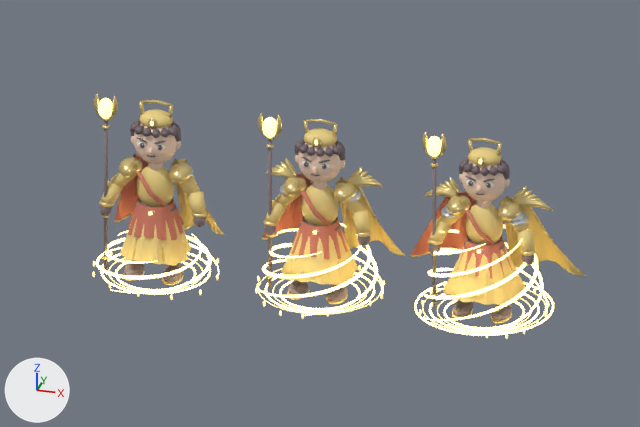
The Blender file assets/09.blend: old version first, new version second.
One viewpoint serves both versions: the file's camera 'Overview'. The lights are fixed; the arrows at lower left show +X, +Y and +Z. The older version comes first.

Names of what the first picture shows: '09_T1_Golden Envoy_Mesh', '09_T1_Spell_Geometry', '09_T2_Golden Envoy_Mesh', '09_T2_Spell_Geometry', '09_T3_Golden Envoy_Mesh', '09_T3_Spell_Geometry'.
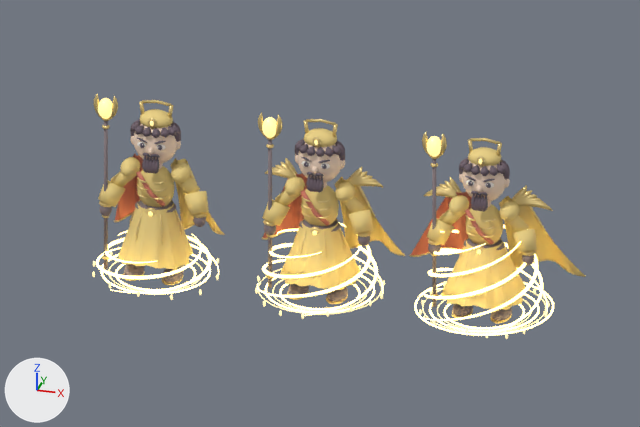
The change, as a diff of the scene's bpy script:
```diff
--- a/assets/09.blend.py
+++ b/assets/09.blend.py
@@ me_09_t1_golden_envoy_mesh @@
-me_09_t1_golden_envoy_mesh.from_pydata(...)  # 9762 vertices, 8744 faces; spans x -1.01..0.94, y -0.57..0.96, z 0.02..3.28
+me_09_t1_golden_envoy_mesh.from_pydata(...)  # 9872 vertices, 8882 faces; spans x -1.01..0.94, y -0.6..0.96, z 0.02..3.28
+# me_09_t1_golden_envoy_mesh part 1: the loose piece of 20 vertices spanning x -0.89..-0.55, y -0.25..0.11, z 1.26..1.68 is rebuilt with 20 vertices and now spans x -0.94..-0.5, y -0.3..0.15, z 1.24..1.71
+# me_09_t1_golden_envoy_mesh part 2: the loose piece of 20 vertices spanning x 0.55..0.89, y -0.25..0.11, z 1.26..1.68 is rebuilt with 20 vertices and now spans x 0.5..0.94, y -0.3..0.15, z 1.24..1.71
+# me_09_t1_golden_envoy_mesh part 3: 552 vertices moved from x -0.62..0.62, y -0.57..0.57, z 0.44..2.08 to x -0.6..0.6, y -0.6..0.6, z 0.38..2.08; 240 vertices removed from x -0.48..0.48, y -0.48..0.48, z 0.83..1.4; 702 vertices added at x -0.26..0.26, y -0.35..-0.23, z 1.55..2.38
+# me_09_t1_golden_envoy_mesh part 4: 320 faces spanning x -0.59..0.59, y -0.24..0.24, z 1.79..2.09 switch from mat_antique_gold (yellow #edd691) to mat_silk_d6a43b (yellow #ecd284)
+# other edits to the shape of me_09_t1_golden_envoy_mesh do not show in these pictures
 me_09_t1_golden_envoy_mesh.materials.append(mat_accent_a23120)
-me_09_t1_golden_envoy_mesh.materials.append(mat_hair_2b2024)  # grey #726369
 me_09_t1_golden_envoy_mesh.materials.append(mat_warm_skin)
@@ me_09_t1_golden_envoy_mesh @@
 me_09_t1_golden_envoy_mesh.materials.append(mat_magic_ffc94d)
-me_09_t1_golden_envoy_mesh.materials.append(mat_steel)  # white #dfe7ee
+me_09_t1_golden_envoy_mesh.materials.append(mat_hair_251b22)  # dark grey #6a5c66
@@ me_09_t2_golden_envoy_mesh @@
-me_09_t2_golden_envoy_mesh.from_pydata(...)  # 10654 vertices, 9564 faces; spans x -1.22..1.22, y -0.61..0.97, z 0.02..3.28
+me_09_t2_golden_envoy_mesh.from_pydata(...)  # 10412 vertices, 9382 faces; spans x -1.22..1.22, y -0.64..0.97, z 0.02..3.28
+# me_09_t2_golden_envoy_mesh part 5: the loose piece of 20 vertices spanning x 0.55..0.89, y -0.25..0.11, z 1.26..1.68 is rebuilt with 20 vertices and now spans x 0.5..0.94, y -0.3..0.15, z 1.24..1.71
+# me_09_t2_golden_envoy_mesh part 6: the loose piece of 20 vertices spanning x -0.89..-0.55, y -0.25..0.11, z 1.26..1.68 is rebuilt with 20 vertices and now spans x -0.94..-0.5, y -0.3..0.15, z 1.24..1.71
+# me_09_t2_golden_envoy_mesh part 7: the loose piece of 176 vertices spanning x 0.34..0.69, y -0.2..0.26, z 1.82..1.92 is deleted
+# me_09_t2_golden_envoy_mesh part 8: 552 vertices moved from x -0.62..0.62, y -0.61..0.61, z 0.44..2.08 to x -0.64..0.64, y -0.64..0.64, z 0.38..2.08; 240 vertices removed from x -0.48..0.48, y -0.48..0.48, z 0.83..1.4; 702 vertices added at x -0.26..0.26, y -0.35..-0.23, z 1.55..2.38
+# me_09_t2_golden_envoy_mesh part 9: 320 faces spanning x -0.59..0.59, y -0.24..0.24, z 1.79..2.09 switch from mat_antique_gold_001 (yellow #edd691) to mat_silk_d6a43b_001 (yellow #ecd284)
+# other edits to the shape of me_09_t2_golden_envoy_mesh do not show in these pictures
 me_09_t2_golden_envoy_mesh.materials.append(mat_accent_a23120_001)
-me_09_t2_golden_envoy_mesh.materials.append(mat_hair_2b2024_001)  # grey #726369
 me_09_t2_golden_envoy_mesh.materials.append(mat_warm_skin_001)
@@ me_09_t2_golden_envoy_mesh @@
 me_09_t2_golden_envoy_mesh.materials.append(mat_magic_ffc94d_001)
-me_09_t2_golden_envoy_mesh.materials.append(mat_steel_001)  # white #dfe7ee
+me_09_t2_golden_envoy_mesh.materials.append(mat_hair_251b22_001)  # dark grey #6a5c66
@@ me_09_t3_golden_envoy_mesh @@
-me_09_t3_golden_envoy_mesh.from_pydata(...)  # 11114 vertices, 9984 faces; spans x -1.5..1.5, y -0.66..0.97, z 0.02..3.28
+me_09_t3_golden_envoy_mesh.from_pydata(...)  # 10520 vertices, 9482 faces; spans x -1.5..1.5, y -0.69..0.97, z 0.02..3.28
+# me_09_t3_golden_envoy_mesh part 10: the loose piece of 20 vertices spanning x 0.55..0.89, y -0.25..0.11, z 1.26..1.68 is rebuilt with 20 vertices and now spans x 0.5..0.94, y -0.3..0.15, z 1.24..1.71
+# me_09_t3_golden_envoy_mesh part 11: the loose piece of 20 vertices spanning x -0.89..-0.55, y -0.25..0.11, z 1.26..1.68 is rebuilt with 20 vertices and now spans x -0.94..-0.5, y -0.3..0.15, z 1.24..1.71
+# me_09_t3_golden_envoy_mesh part 12: 6 loose pieces with 1056 vertices, spanning x -0.74..0.74, y -0.2..0.26, z 1.75..2.0, are deleted
+# me_09_t3_golden_envoy_mesh part 13: 552 vertices moved from x -0.66..0.66, y -0.66..0.66, z 0.44..2.08 to x -0.69..0.69, y -0.69..0.69, z 0.38..2.08; 240 vertices removed from x -0.48..0.48, y -0.48..0.48, z 0.83..1.4; 702 vertices added at x -0.26..0.26, y -0.35..-0.23, z 1.55..2.38
+# me_09_t3_golden_envoy_mesh part 14: 320 faces spanning x -0.59..0.59, y -0.24..0.24, z 1.79..2.09 switch from mat_antique_gold_002 (yellow #edd691) to mat_silk_d6a43b_002 (yellow #ecd284)
 me_09_t3_golden_envoy_mesh.materials.append(mat_accent_a23120_002)
-me_09_t3_golden_envoy_mesh.materials.append(mat_hair_2b2024_002)  # grey #726369
 me_09_t3_golden_envoy_mesh.materials.append(mat_warm_skin_002)
@@ me_09_t3_golden_envoy_mesh @@
 me_09_t3_golden_envoy_mesh.materials.append(mat_magic_ffc94d_002)
-me_09_t3_golden_envoy_mesh.materials.append(mat_steel_002)  # white #dfe7ee
+me_09_t3_golden_envoy_mesh.materials.append(mat_hair_251b22_002)  # dark grey #6a5c66
```

Location of each change, [x1, y1, x2, y2] in pixels of the pictures (640 x 427 px; the box of a moved part takes in the faces that stretch with it):
part 1 of me_09_t1_golden_envoy_mesh, rebuilt (26% wider, 17% taller): before [101, 181, 123, 204]; after [98, 180, 126, 207]
part 2 of me_09_t1_golden_envoy_mesh, rebuilt (30% wider, 13% taller): before [187, 192, 206, 214]; after [184, 191, 209, 216]
part 3 of me_09_t1_golden_envoy_mesh, moved or reshaped: before [120, 198, 191, 266]; after [118, 153, 193, 270]
part 4 of me_09_t1_golden_envoy_mesh, recoloured: [120, 157, 191, 183] in both
part 5 of me_09_t2_golden_envoy_mesh, rebuilt (32% wider, 13% taller): before [352, 211, 370, 233]; after [349, 210, 373, 235]
part 6 of me_09_t2_golden_envoy_mesh, rebuilt (26% wider, 17% taller): before [265, 200, 287, 223]; after [262, 199, 290, 226]
part 7 of me_09_t2_golden_envoy_mesh, deleted: before [347, 191, 361, 202]
part 8 of me_09_t2_golden_envoy_mesh, moved or reshaped: before [281, 216, 359, 286]; after [280, 172, 360, 290]
part 9 of me_09_t2_golden_envoy_mesh, recoloured: [285, 176, 355, 202] in both
part 10 of me_09_t3_golden_envoy_mesh, rebuilt (32% wider, 13% taller): before [516, 230, 534, 252]; after [513, 229, 537, 254]
part 11 of me_09_t3_golden_envoy_mesh, rebuilt (22% wider, 17% taller): before [429, 219, 451, 242]; after [427, 218, 454, 245]
part 12 of me_09_t3_golden_envoy_mesh, deleted: before [441, 204, 529, 225]
part 13 of me_09_t3_golden_envoy_mesh, moved or reshaped: before [443, 236, 525, 305]; after [441, 191, 525, 310]
part 14 of me_09_t3_golden_envoy_mesh, recoloured: [449, 195, 520, 221] in both
